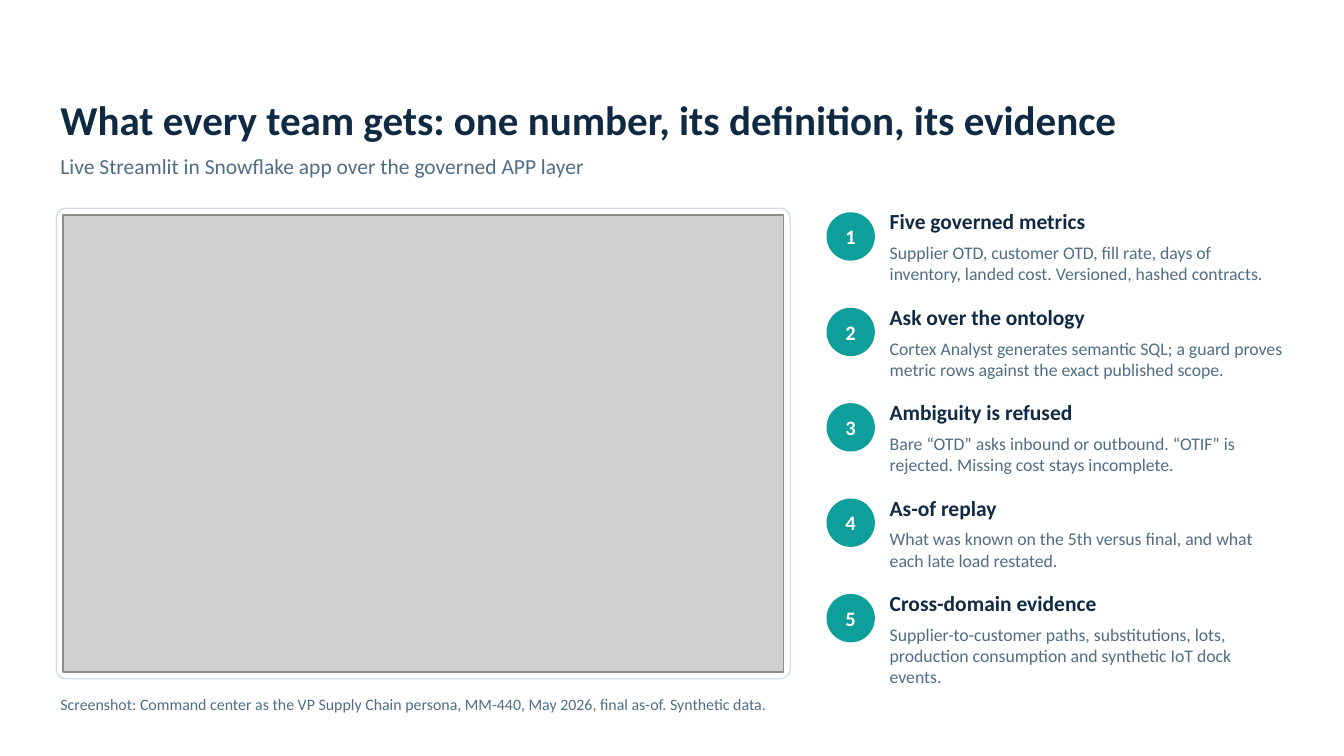
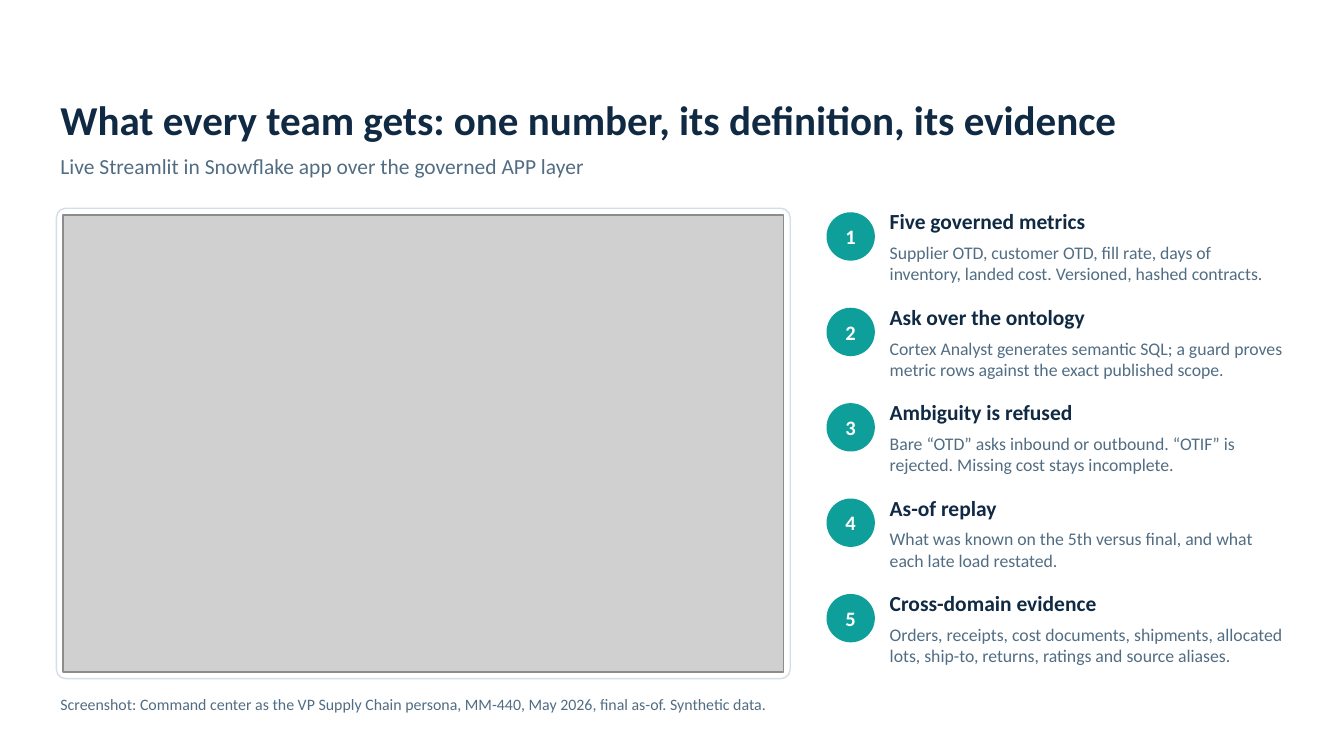
Before and after one commit to ashokjangam/tridents-snowflake-hackathon, a slide deck: slide 4 of docs/submission/CONCORDIA-Prototype-Deck.pptx. Drawn at 1344x756 pixels with LibreOffice and Linux fonts; fonts in the diff are those of the drawing; grey boxes stand for pictures; background and template pictures are left out. Boxes give left, top, right and bottom in pixels: in the first picture for what was removed or moved away, otherwise in the second. Text is boxed around its words. In the diff, an @@ line names an element or a change of style, - is before the commit and + after.

```diff
--- a/docs/submission/CONCORDIA-Prototype-Deck.pptx
+++ b/docs/submission/CONCORDIA-Prototype-Deck.pptx
@@ text at <box>890,628,1282,665</box>: text changed @@
-Supplier-to-customer paths, substitutions, lots, production consumption and synthetic IoT dock events.
+Orders, receipts, cost documents, shipments, allocated lots, ship-to, returns, ratings and source aliases.
```
Also in this commit, not shown: 1 other slide changed, 1 slide added, 1 slide removed, 11 other files.
